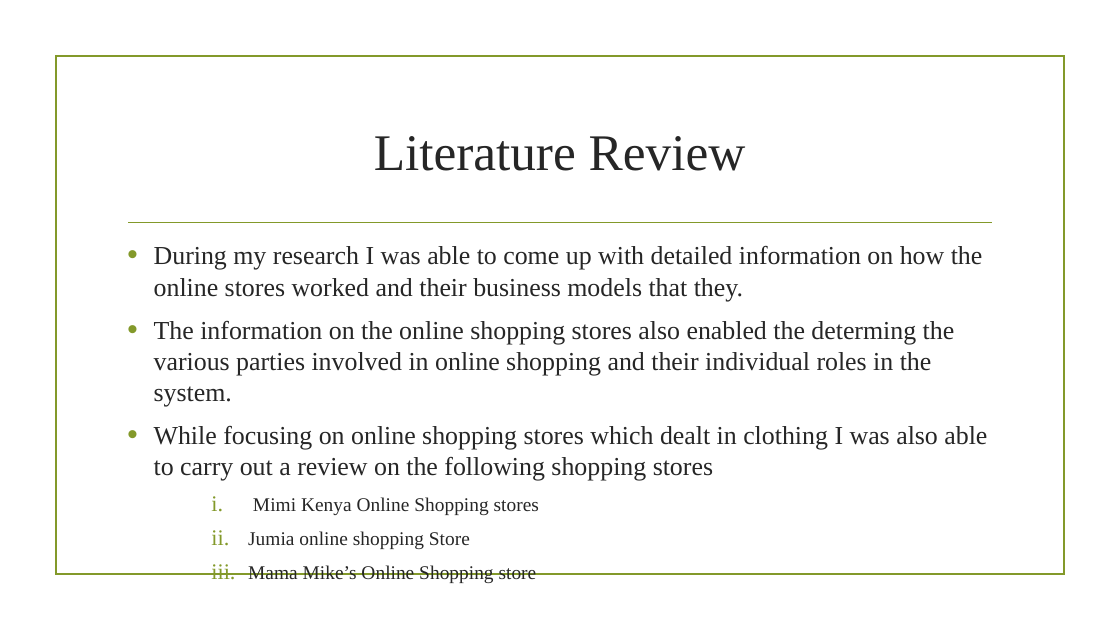
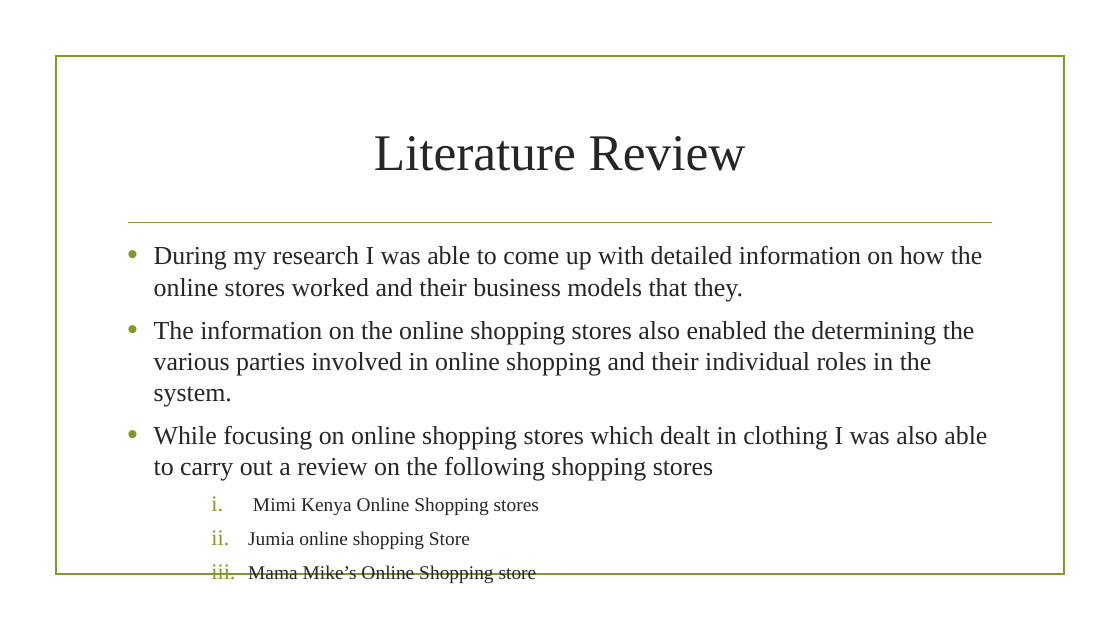
Before and after one commit to novak-jack15/IvyProject, a slide deck: slide 7 of report/ONLINE PEACE TAILORING SHOPPING STORE.pptx (slide 6 before the commit). Drawn at 1120x630 pixels with LibreOffice and Linux fonts; fonts in the diff are those of the drawing; background and template pictures are left out. Boxes give left, top, right and bottom in pixels: in the first picture for what was removed or moved away, otherwise in the second. Text is boxed around its words. In the diff, an @@ line names an element or a change of style, - is before the commit and + after.

```diff
--- a/report/ONLINE PEACE TAILORING SHOPPING STORE.pptx
+++ b/report/ONLINE PEACE TAILORING SHOPPING STORE.pptx
@@ text at (x1=154, y1=321, x2=975, y2=407): text changed @@
-• The information on the online shopping stores also enabled the determing the various parties involved in online shopping and their individual roles in the system.
+• The information on the online shopping stores also enabled the determining the various parties involved in online shopping and their individual roles in the system.
```
Also in this commit, not shown: 5 other slides changed, 1 slide added.
